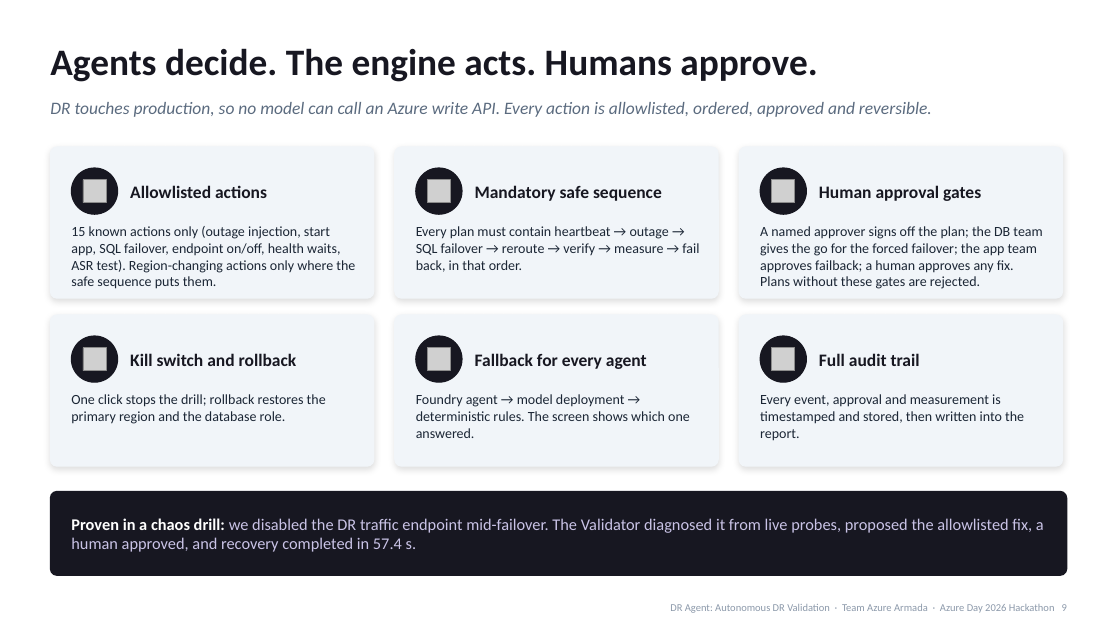
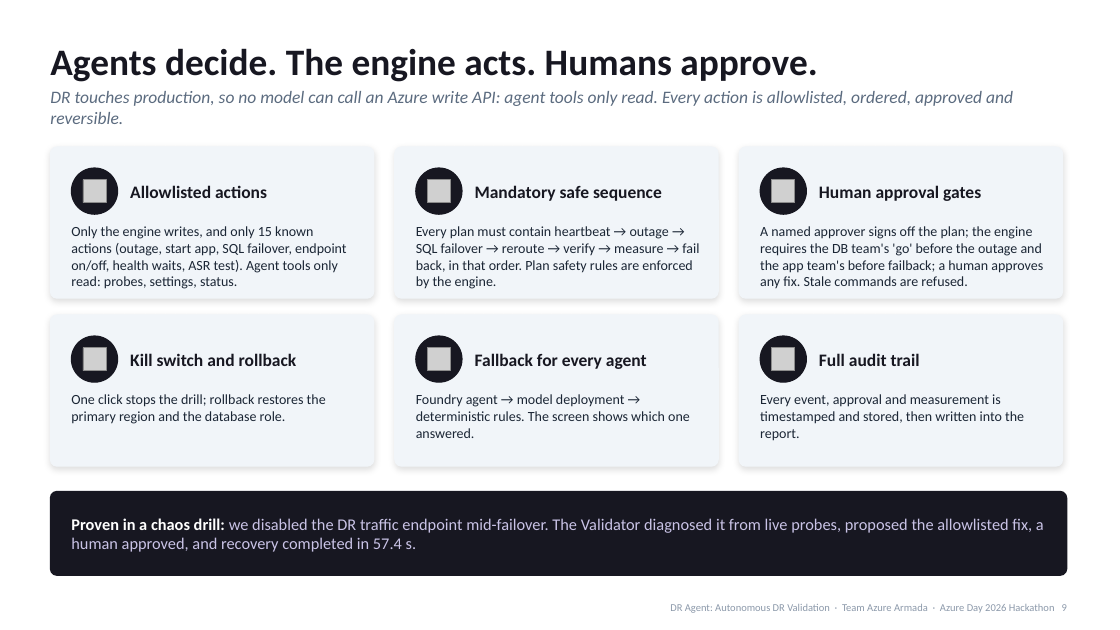
Before and after one commit to kishalr-virtusa/Azure-Armada, a slide deck: slide 9 of docs/deck/DR-Agent-Azure-Day-2026.pptx. Drawn at 1120x630 pixels with LibreOffice and Linux fonts; fonts in the diff are those of the drawing; grey boxes stand for pictures. Boxes give left, top, right and bottom in pixels: in the first picture for what was removed or moved away, otherwise in the second. Text is boxed around its words. In the diff, an @@ line names an element or a change of style, - is before the commit and + after.

```diff
--- a/docs/deck/DR-Agent-Azure-Day-2026.pptx
+++ b/docs/deck/DR-Agent-Azure-Day-2026.pptx
@@ text at [50,91,1013,124]: text changed @@
-DR touches production, so no model can call an Azure write API. Every action is allowlisted, ordered, approved and reversible.
+DR touches production, so no model can call an Azure write API: agent tools only read. Every action is allowlisted, ordered, approved and reversible.
@@ text at [71,226,346,289]: text changed @@
-15 known actions only (outage injection, start app, SQL failover, endpoint on/off, health waits, ASR test). Region-changing actions only where the safe sequence puts them.
+Only the engine writes, and only 15 known actions (outage, start app, SQL failover, endpoint on/off, health waits, ASR test). Agent tools only read: probes, settings, status.
@@ text at [416,226,699,289]: text changed @@
-Every plan must contain heartbeat → outage → SQL failover → reroute → verify → measure → fail back, in that order.
+Every plan must contain heartbeat → outage → SQL failover → reroute → verify → measure → fail back, in that order. Plan safety rules are enforced by the engine.
@@ text at [760,226,1043,288]: text changed @@
-A named approver signs off the plan; the DB team gives the go for the forced failover; the app team approves failback; a human approves any fix. Plans without these gates are rejected.
+A named approver signs off the plan; the engine requires the DB team's 'go' before the outage and the app team's before failback; a human approves any fix. Stale commands are refused.
```
Also in this commit, not shown: 7 other slides changed, 1 slide added, 3 other files.
